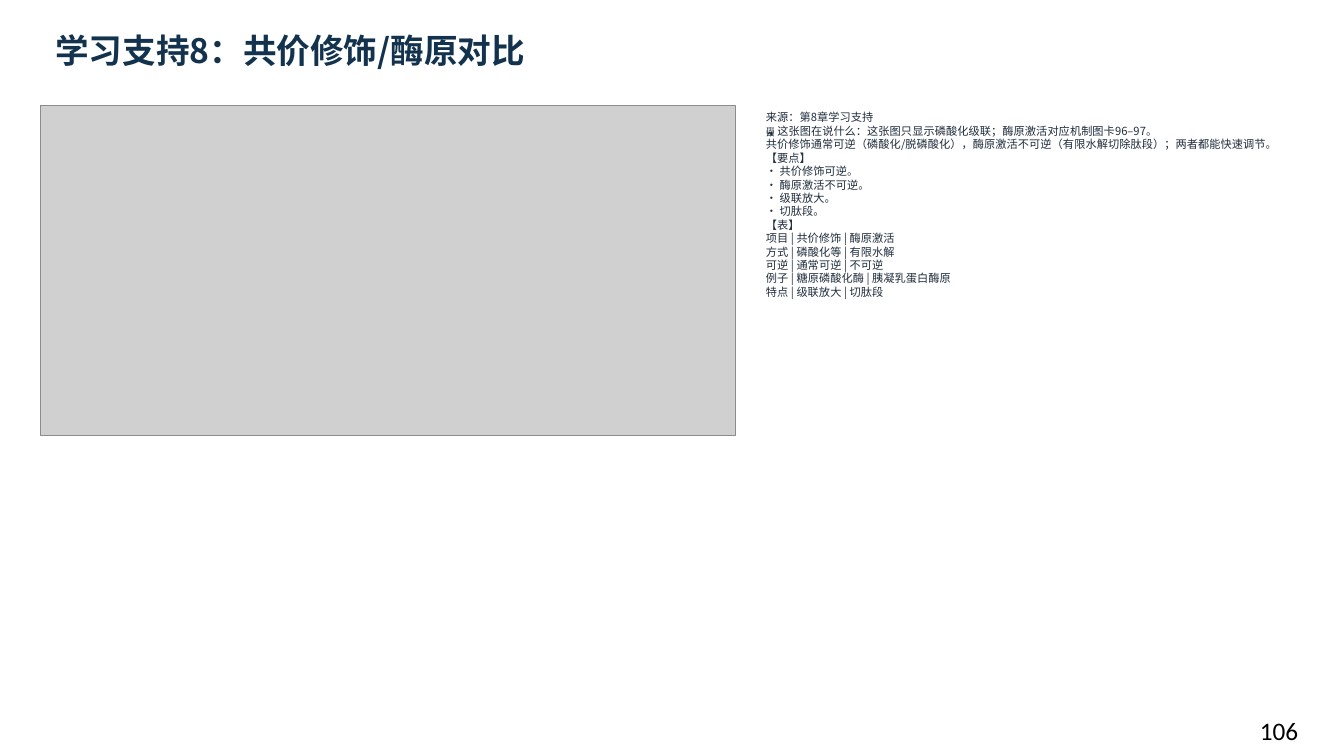
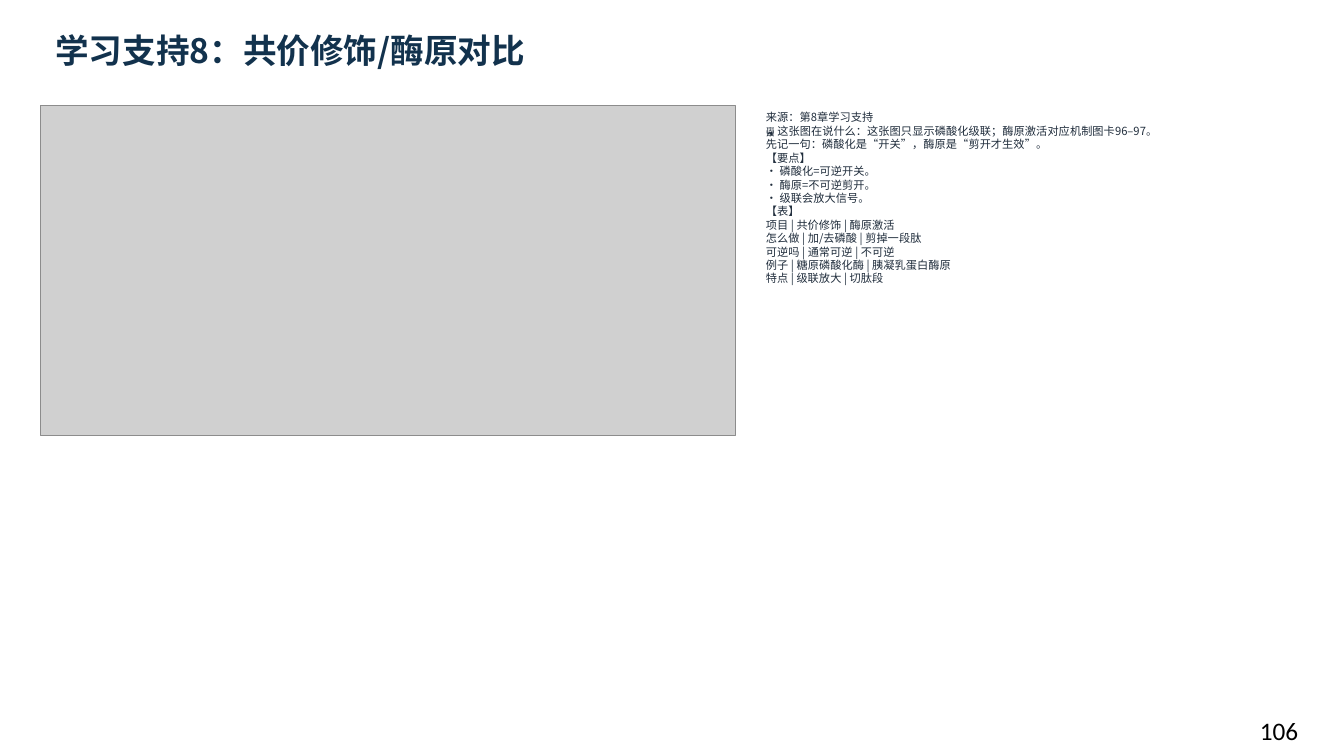
Before and after one commit to newkan-li/Biochemistry, a slide deck: slide 106 of downloads/bc08-ai-style.pptx. Drawn at 1344x756 pixels with LibreOffice and Linux fonts; fonts in the diff are those of the drawing; grey boxes stand for pictures. Boxes give left, top, right and bottom in pixels: in the first picture for what was removed or moved away, otherwise in the second. Text is boxed around its words. In the diff, an @@ line names an element or a change of style, - is before the commit and + after.

```diff
--- a/downloads/bc08-ai-style.pptx
+++ b/downloads/bc08-ai-style.pptx
@@ text at (766,111,1157,283): text changed @@
-来源：第8章学习支持
-🖼 这张图在说什么：这张图只显示磷酸化级联；酶原激活对应机制图卡96–97。
-共价修饰通常可逆（磷酸化/脱磷酸化），酶原激活不可逆（有限水解切除肽段）；两者都能快速调节。
-【要点】
-• 共价修饰可逆。
-• 酶原激活不可逆。
-• 级联放大。
-• 切肽段。
-【表】
-项目 | 共价修饰 | 酶原激活
-方式 | 磷酸化等 | 有限水解
-可逆 | 通常可逆 | 不可逆
-例子 | 糖原磷酸化酶 | 胰凝乳蛋白酶原
-特点 | 级联放大 | 切肽段
+来源：第8章学习支持
+🖼 这张图在说什么：这张图只显示磷酸化级联；酶原激活对应机制图卡96–97。
+先记一句：磷酸化是“开关”，酶原是“剪开才生效”。
+【要点】
+• 磷酸化=可逆开关。
+• 酶原=不可逆剪开。
+• 级联会放大信号。
+【表】
+项目 | 共价修饰 | 酶原激活
+怎么做 | 加/去磷酸 | 剪掉一段肽
+可逆吗 | 通常可逆 | 不可逆
+例子 | 糖原磷酸化酶 | 胰凝乳蛋白酶原
+特点 | 级联放大 | 切肽段
```
Also in this commit, not shown: 8 other slides changed, 6 other files.
